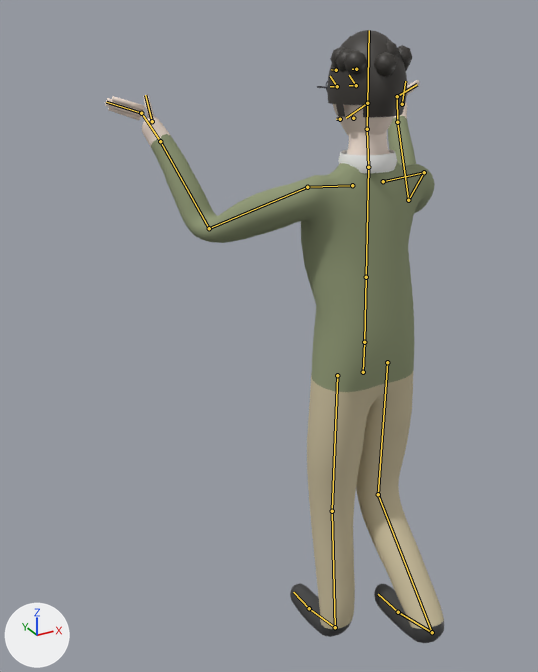
A saved change to the Blender file source_art/char_dale.blend.
Camera for both pictures: a 50 mm camera at (-1.082, -1.447, 1.808) aimed at (-0.163, 0.225, 0.972). Every picture has the same lights, and +X, +Y and +Z are marked at lower left. The first picture is the older version. Both versions are drawn at frame 0 of the action 'carry'; the numbers are the values there. The bones that bend it are drawn over the model as lines.

In view in the first picture: 'dale_Mesh'.
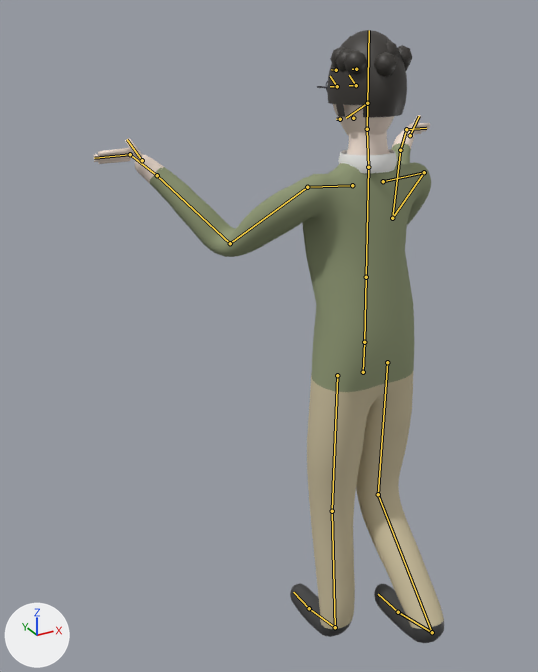
Changed parts and their boxes (x1, y1, x2, y2) in the pictures (538 x 672 px):
'dale_Mesh', posed
    before: (105, 30, 444, 643)
    after: (94, 30, 444, 643)
bone 'UpperArm.R', root to tip
    before: (424, 172) to (408, 200)
    after: (424, 172) to (392, 218)
bone 'UpperArm.L', root to tip
    before: (307, 187) to (209, 228)
    after: (307, 187) to (230, 243)

The edits, one by one:
Bone 'UpperArm.R' (bone_upperarm_r) turns from (56, 12, 27) to (48, 17, 45) degrees about its own x, y and z.
Bone 'UpperArm.L' (bone_upperarm_l) turns from (56, -12, -27) to (48, -17, -45) degrees about its own x, y and z.
